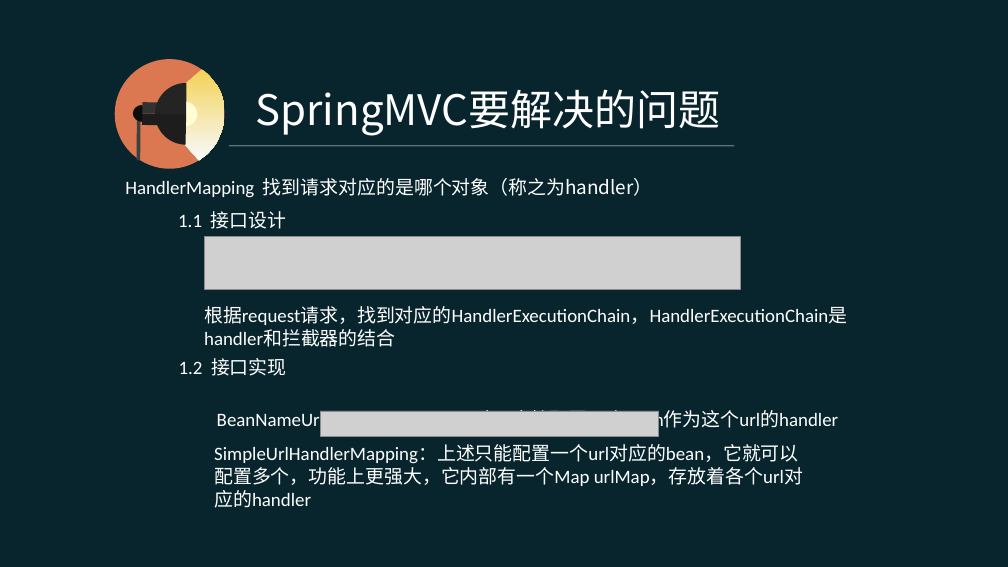
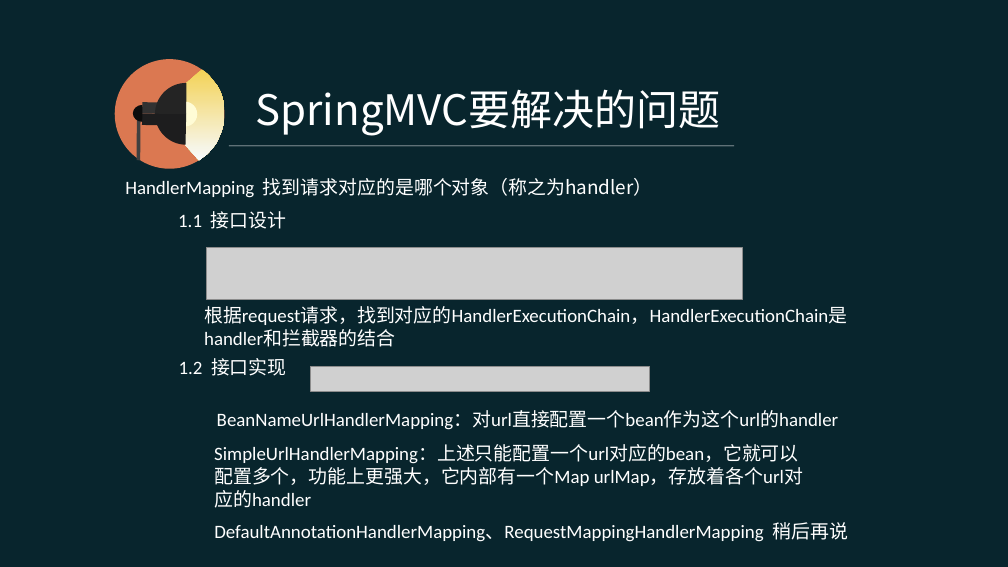
Before and after one commit to pingpangkuangmo/blog, a slide deck: slide 10 of 2015-4/SpringMVC的设计分享.ppt. Drawn at 1008x567 pixels with LibreOffice and Linux fonts; fonts in the diff are those of the drawing; grey boxes stand for pictures. Boxes give left, top, right and bottom in pixels: in the first picture for what was removed or moved away, otherwise in the second. Text is boxed around its words. In the diff, an @@ line names an element or a change of style, - is before the commit and + after.

```diff
--- a/2015-4/SpringMVC的设计分享.ppt
+++ b/2015-4/SpringMVC的设计分享.ppt
@@ picture: place and size @@
-picture at box(205, 237, 740, 289)
+picture at box(207, 247, 742, 300)
@@ picture: place and size @@
-picture at box(320, 411, 659, 436)
+picture at box(311, 366, 649, 391)
@@ text added at box(214, 522, 849, 542), 18 pt, text #FFFFFF @@
+DefaultAnnotationHandlerMapping、RequestMappingHandlerMapping 稍后再说
```
Also in this commit, not shown: 1 other slide changed, 1 slide added.
